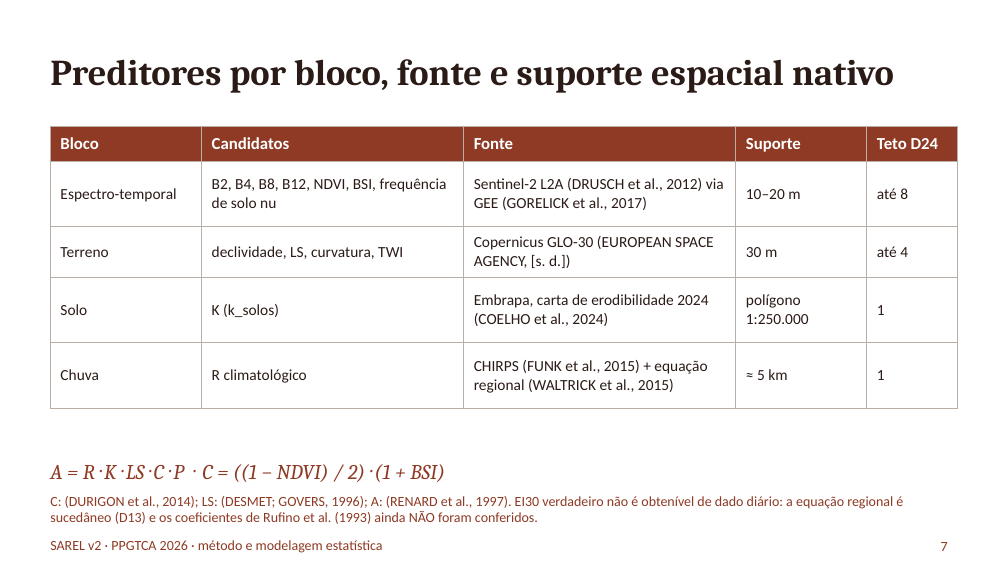
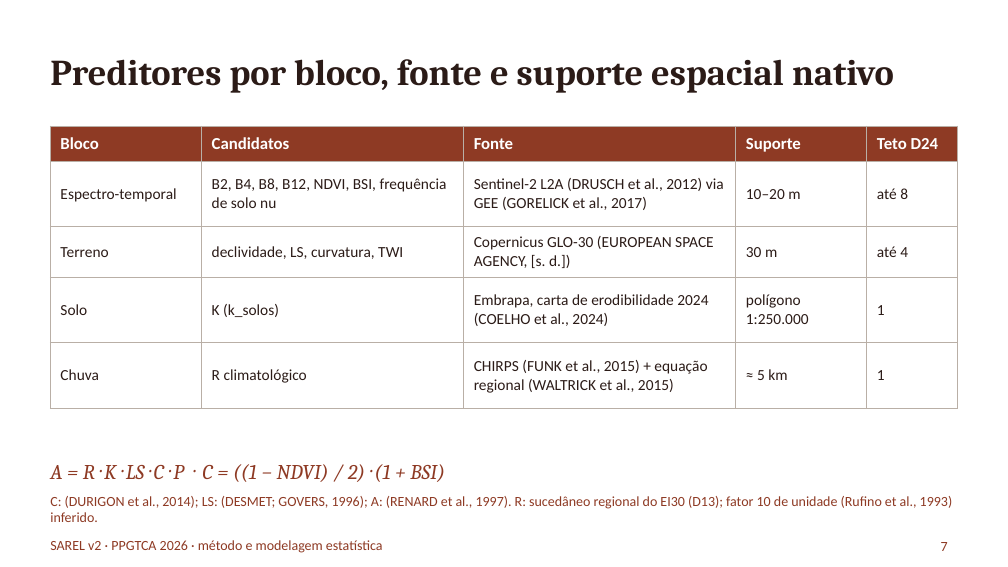
Before and after one commit to RedZardoz/localizador-erosao-v02, a slide deck: slide 7 of docs/Apresentacao_Pesquisa_SAREL_2026-10-06.pptx. Drawn at 1008x567 pixels with LibreOffice and Linux fonts; fonts in the diff are those of the drawing. Boxes give left, top, right and bottom in pixels: in the first picture for what was removed or moved away, otherwise in the second. Text is boxed around its words. In the diff, an @@ line names an element or a change of style, - is before the commit and + after.

```diff
--- a/docs/Apresentacao_Pesquisa_SAREL_2026-10-06.pptx
+++ b/docs/Apresentacao_Pesquisa_SAREL_2026-10-06.pptx
@@ text at bbox=[50, 496, 953, 522]: text changed @@
-C: (DURIGON et al., 2014); LS: (DESMET; GOVERS, 1996); A: (RENARD et al., 1997). EI30 verdadeiro não é obtenível de dado diário: a equação regional é sucedâneo (D13) e os coeficientes de Rufino et al. (1993) ainda NÃO foram conferidos.
+C: (DURIGON et al., 2014); LS: (DESMET; GOVERS, 1996); A: (RENARD et al., 1997). R: sucedâneo regional do EI30 (D13); fator 10 de unidade (Rufino et al., 1993) inferido.
```
Also in this commit, not shown: 1 other slide changed, 7 other files.
